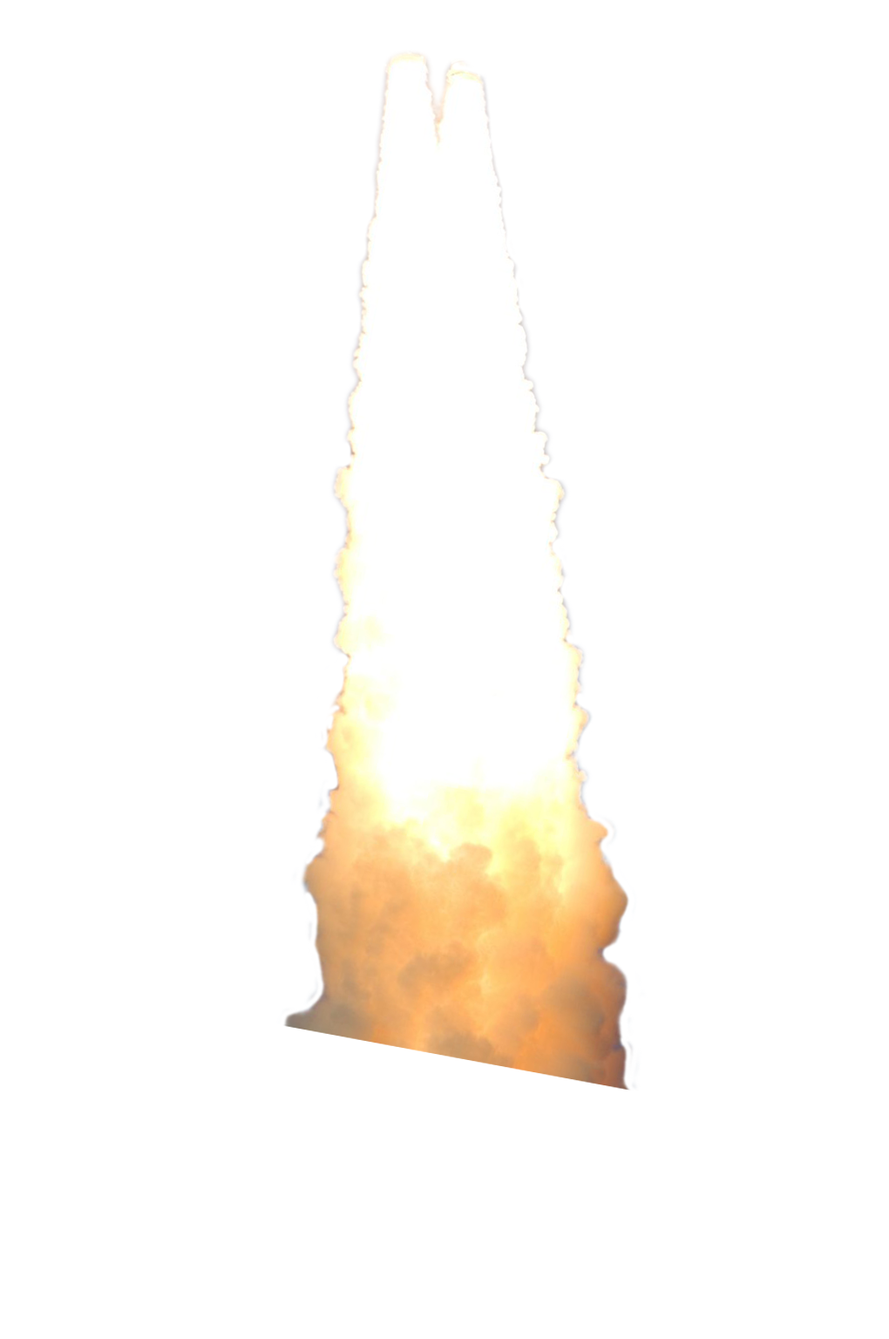
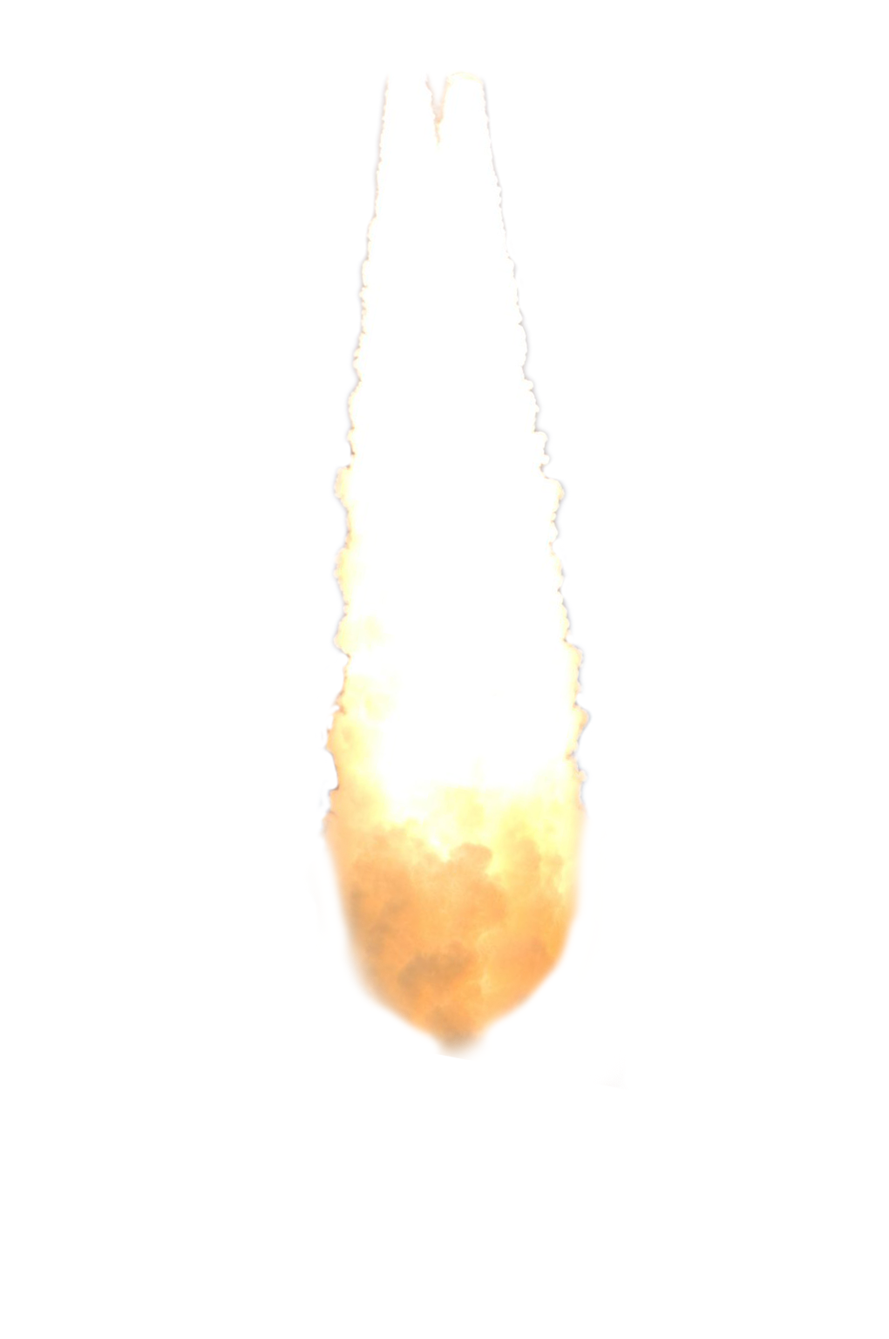
Revision of a layered (889, 1339) image; what changed, layer by layer:
painted on "Layer 0 copy" over bbox(280, 50, 646, 1091)
